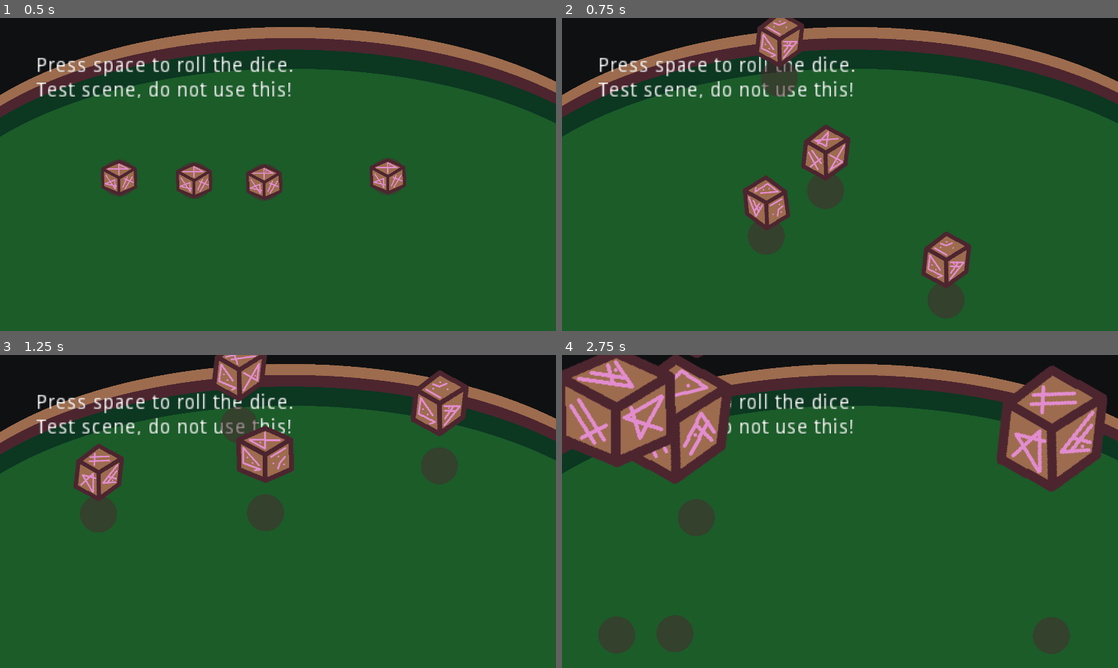
Above: before the commit, frames 1-4 (two rows, left to right).
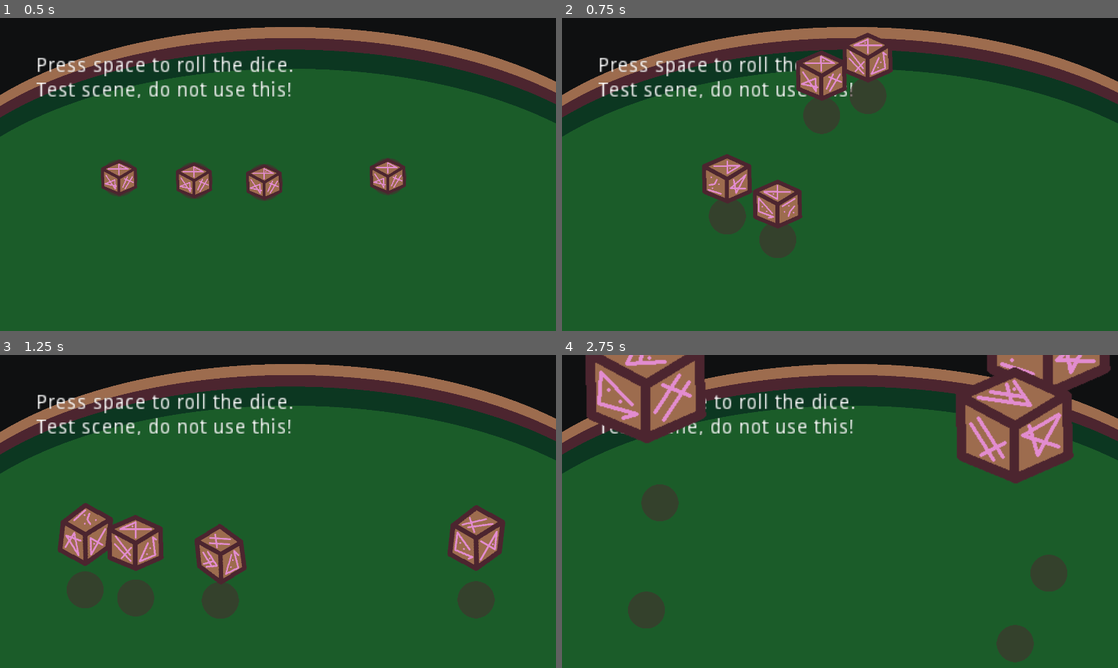
Above: after the commit, the same moments.

Repository: krobbi/gmtk-2022
Game: Godot game, scene res://scenes/test_table/test_table.tscn
The game is run twice, just before and just after one commit, with the same random seed, the same clock (stepped at 60 frames per second) and the same inputs.
Inputs:
- Up to frame 1 (0.5 s): no input
- Up to frame 2 (0.75 s): tap Space at 0.5 s; hold Enter (ui_accept) from 0.53 s (still down)
- Up to frame 3 (1.25 s): keep holding Enter (ui_accept)
- Up to frame 4 (2.75 s): tap Space at 1.25, 2 s; release Enter (ui_accept) at 1.28 s; tap Enter (ui_accept) at 1.35, 1.52, 1.82 s; hold Enter (ui_accept) from 2.03 s (still down)

Frame 1 is identical in both runs. In frame 2, 11% of the frame differs, in the area x 25-74%, y 0-96%; in frame 3, 15%; in frame 4, 21%, in the area x 0-99%, y 0-99%.

Commit message:
Refactor dice
Improve feel of rolling dice.
Add roll function.

Diff:
--- a/entities/die/die.gd
+++ b/entities/die/die.gd
@@ -2,26 +2,31 @@
 extends KinematicBody2D
 
 const PERSPECTIVE_SCALE: float = 0.003
+const GRAVITY: float = 20.0
+const BOUNCINESS: float = 0.6
 const BOUNCE_FRICTION: float = 0.8
-const AIR_FRICTION: float = 300.0
+const AIR_FRICTION: float = 500.0
+const FLOOR_FRICTION: float = 1000.0
 const ENERGY_TRANSFER: float = 0.3
-
-export(float) var gravity: float = 20.0
-export(float) var bounciness: float = 0.7
+const ROLL_SPEED_MIN: float = 2500.0
+const ROLL_SPEED_MAX: float = 3000.0
+const ROLL_LIFT_MIN: float = 10.0
+const ROLL_LIFT_MAX: float = 12.0
+const WALL_POWER_MIN: float = 0.9
+const WALL_POWER_MAX: float = 1.2
+const WALL_POWER_DECAY: float = 0.05
 
 var height: float = 0.0
 var v_velocity: float = 0.0
 var velocity: Vector2 = Vector2.ZERO
+var wall_power: float = WALL_POWER_MIN
 
+onready var frame_timer: Timer = $FrameTimer
 onready var sprite: Sprite = $Sprite
 
 func _input(event: InputEvent) -> void:
 	if event.is_action_pressed("ui_accept"):
-		v_velocity = rand_range(10.0, 12.0)
-		var angle: float = rand_range(0.0, TAU)
-		velocity = Vector2(cos(angle), sin(angle)) * rand_range(2500.0, 3000.0)
-		update_frame()
-		update_height()
+		roll()
 
 
 func _physics_process(delta: float) -> void:
@@ -32,12 +37,7 @@
 		velocity *= BOUNCE_FRICTION
 		update_frame()
 
-	apply_velocity(delta)
-
-
-# Gets whether the die is stopped:
-func is_stopped() -> bool:
-	return v_velocity == 0.0 and height == 0.0 and velocity == Vector2.ZERO
+	apply_velocity(delta, is_grounded)
 
 
 # Bounces the die on the floor and returns whether it is grounded:
@@ -45,12 +45,12 @@
 	if height == 0.0 and v_velocity == 0.0:
 		return true
 
-	v_velocity -= gravity * delta
+	v_velocity -= GRAVITY * delta
 	height += v_velocity
 
 	if height <= 0.0:
 		height = 0.0
-		v_velocity *= -bounciness
+		v_velocity *= -BOUNCINESS
 
 		if abs(v_velocity) < 1.0:
 			v_velocity = 0.0
@@ -60,14 +60,27 @@
 	return false
 
 
-func apply_velocity(delta: float) -> void:
+# Gets whether the die is stopped:
+func is_stopped() -> bool:
+	return v_velocity == 0.0 and height == 0.0 and velocity == Vector2.ZERO
+
+
+# Applies the die's velocity:
+func apply_velocity(delta: float, is_grounded: bool) -> void:
 	if velocity == Vector2.ZERO:
 		return
 
 	var collision: KinematicCollision2D = move_and_collide(velocity * delta)
 
 	if not collision:
-		velocity = velocity.move_toward(Vector2.ZERO, AIR_FRICTION * delta)
+		if is_grounded:
+			velocity = velocity.move_toward(Vector2.ZERO, FLOOR_FRICTION * delta)
+		else:
+			velocity = velocity.move_toward(Vector2.ZERO, AIR_FRICTION * delta)
+
+			if frame_timer.is_stopped():
+				update_frame()
+				frame_timer.start()
 
 		if velocity.length_squared() < 1.0:
 			velocity = Vector2.ZERO
@@ -77,24 +90,36 @@
 	var collider: Object = collision.collider
 
 	if collider is Node and collider.is_in_group("dice"):
-		var exchange: Vector2 = velocity * ENERGY_TRANSFER
-		collider.velocity += exchange
-		velocity -= exchange
+		var transferred_velocity: Vector2 = velocity * ENERGY_TRANSFER
+		collider.velocity += transferred_velocity
+		velocity -= transferred_velocity
 		collider.update_frame()
 
-	velocity = velocity.bounce(collision.normal)
+	velocity = velocity.bounce(collision.normal) * wall_power
+	wall_power = max(WALL_POWER_MIN, wall_power - WALL_POWER_DECAY)
 	velocity = move_and_slide(velocity)
 	update_frame()
 
 
-# Update the die's visual height:
+# Rolls the die:
+func roll() -> void:
+	randomize()
+	var angle: float = rand_range(0.0, TAU)
+	velocity = Vector2(cos(angle), sin(angle)) * rand_range(ROLL_SPEED_MIN, ROLL_SPEED_MAX)
+	v_velocity = rand_range(ROLL_LIFT_MIN, ROLL_LIFT_MAX)
+	update_frame()
+	update_height()
+
+
+# Updates the die's visual height:
 func update_height() -> void:
 	var scale: float = 1.0 + height * PERSPECTIVE_SCALE
 	sprite.position.y = -height
 	sprite.scale = Vector2(scale, scale)
 
 
-# Set the die to a random frame and rotation:
+# Updates the die to a random frame and rotation:
 func update_frame() -> void:
+	randomize()
 	sprite.frame = randi() % 8
 	sprite.rotation = float(randi() % 3) * (TAU / 3.0)
--- a/entities/die/die.tscn
+++ b/entities/die/die.tscn
@@ -13,6 +13,10 @@
 "_edit_group_": true
 }
 
+[node name="FrameTimer" type="Timer" parent="."]
+wait_time = 0.15
+one_shot = true
+
 [node name="Shadow" type="Sprite" parent="."]
 modulate = Color( 1, 1, 1, 0.501961 )
 texture = ExtResource( 3 )
@@ -21,5 +25,5 @@
 texture = ExtResource( 2 )
 hframes = 8
 
-[node name="CollisionShape2D" type="CollisionShape2D" parent="."]
+[node name="CollisionShape" type="CollisionShape2D" parent="."]
 shape = SubResource( 1 )
